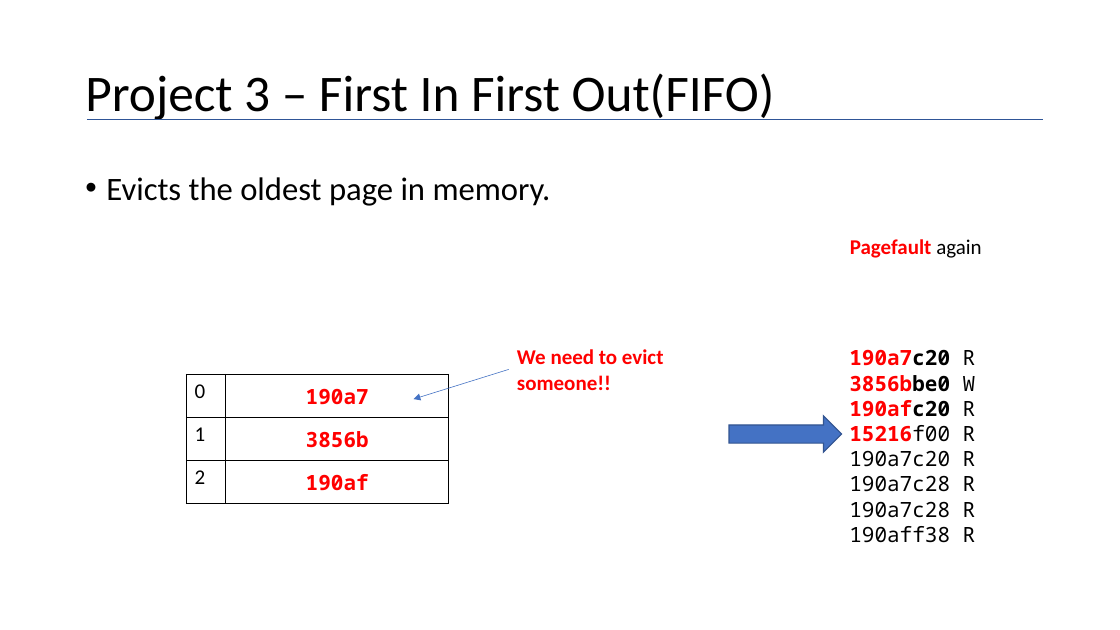
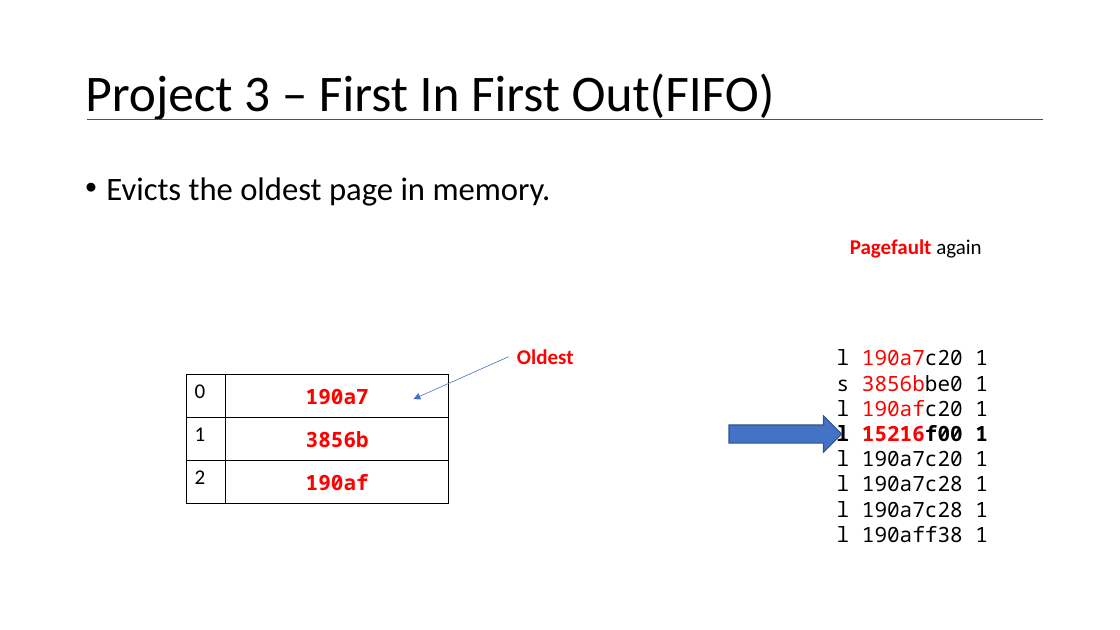
Before and after one commit to maher460/Pitt_CS1550_recitation_materials, a slide deck: slide 23 of week10/cs1550_spring2019_project3.pptx (slide 28 before the commit). Drawn at 1120x630 pixels with LibreOffice and Linux fonts; fonts in the diff are those of the drawing. Boxes give left, top, right and bottom in pixels: in the first picture for what was removed or moved away, otherwise in the second. Text is boxed around its words. In the diff, an @@ line names an element or a change of style, - is before the commit and + after.

```diff
--- a/week10/cs1550_spring2019_project3.pptx
+++ b/week10/cs1550_spring2019_project3.pptx
@@ arrow moved from (509, 370) - (413, 399) to (509, 357) - (413, 399) @@
@@ text at [517, 349, 574, 364]: text changed @@
-We need to evict someone!!
+Oldest
@@ text at [837, 349, 988, 543]: text changed @@
-190a7c20 R
-3856bbe0 W
-190afc20 R
-15216f00 R
-190a7c20 R
-190a7c28 R
-190a7c28 R
-190aff38 R
+l 190a7c20 1
+s 3856bbe0 1
+l 190afc20 1
+l 15216f00 1
+l 190a7c20 1
+l 190a7c28 1
+l 190a7c28 1
+l 190aff38 1
```
Also in this commit, not shown: 29 other slides changed, 9 slides added, 17 slides removed, 1 other file.
